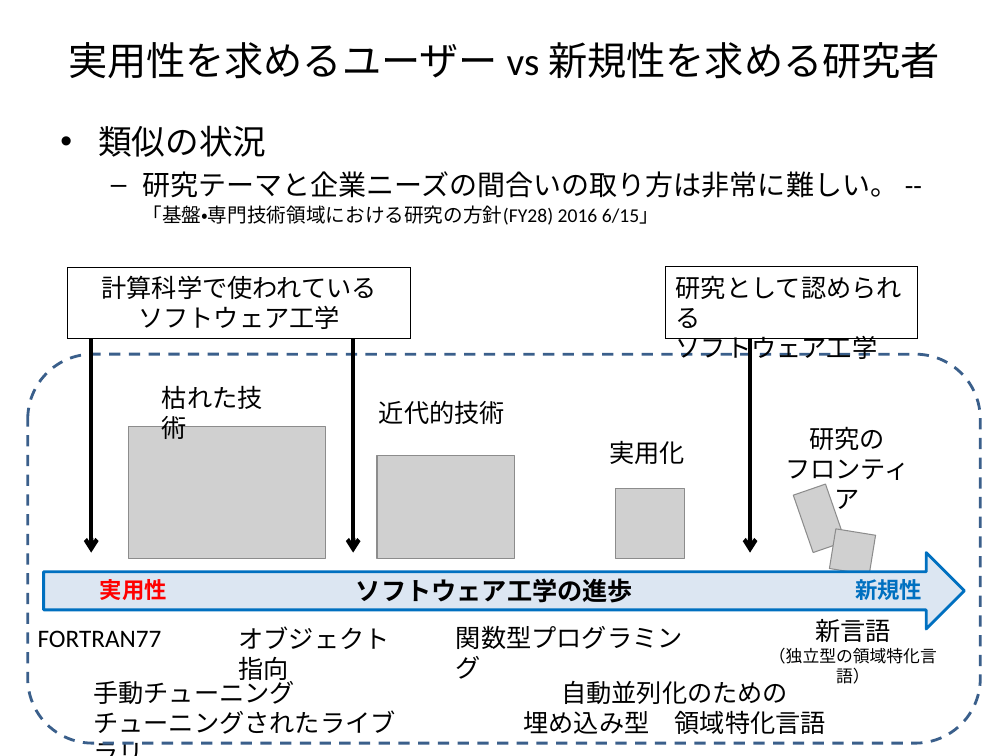
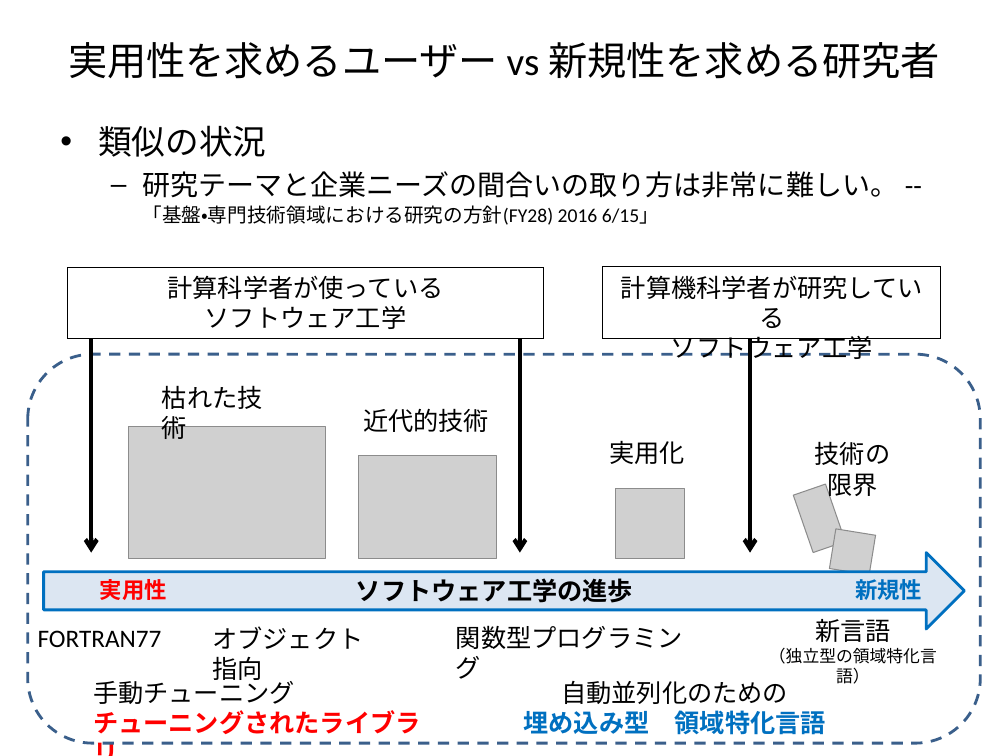
Before and after one commit to masa-ito/ProtoToPoisson, a slide deck: slide 1 of doc/source/NoveltyVsUtility.pptx. Drawn at 1008x756 pixels with LibreOffice and Linux fonts; fonts in the diff are those of the drawing; grey boxes stand for pictures. Boxes give left, top, right and bottom in pixels: in the first picture for what was removed or moved away, otherwise in the second. Text is boxed around its words. In the diff, an @@ line names an element or a change of style, - is before the commit and + after.

```diff
--- a/doc/source/NoveltyVsUtility.pptx
+++ b/doc/source/NoveltyVsUtility.pptx
@@ rectangle "計算科学者が使っている": place and size @@
-rectangle "計算科学者が使っている" at [68, 267, 411, 339]
+rectangle "計算科学者が使っている" at [68, 267, 543, 339]
@@ rectangle "計算機科学者が研究している": place and size @@
-rectangle "計算機科学者が研究している" at [666, 267, 917, 339]
+rectangle "計算機科学者が研究している" at [603, 267, 940, 339]
@@ text in rectangle at [168, 275, 444, 299]: text changed @@
-計算科学で使われている
+計算科学者が使っている
@@ text in rectangle at [621, 275, 923, 328]: text changed @@
-研究として認められる
+計算機科学者が研究している
@@ arrow moved from (353, 339) - (353, 552) to (520, 339) - (520, 552) @@
@@ text in rectangle at [671, 336, 873, 363]: alignment left to centre @@
@@ text "近代的技術": place and size @@
-text "近代的技術" at [379, 400, 505, 424]
+text "近代的技術" at [363, 408, 489, 432]
@@ text at [815, 441, 891, 500]: text changed @@
-研究の
-フロンティア
+技術の
+限界
@@ picture: place and size @@
-picture at [377, 456, 514, 558]
+picture at [359, 456, 496, 558]
@@ text "オブジェクト指向": place and size @@
-text "オブジェクト指向" at [239, 626, 390, 685]
+text "オブジェクト指向" at [212, 626, 363, 685]
@@ text at [93, 710, 421, 734]: text colour #000000 to #FF0000, bold on in "チューニングされたライブラリ" @@
@@ text at [523, 710, 826, 735]: text colour #000000 to #0070C0, bold on in "埋め込み型 領域特化言語" @@
```
Also in this commit, not shown: 1 other slide changed, 1 other file.
